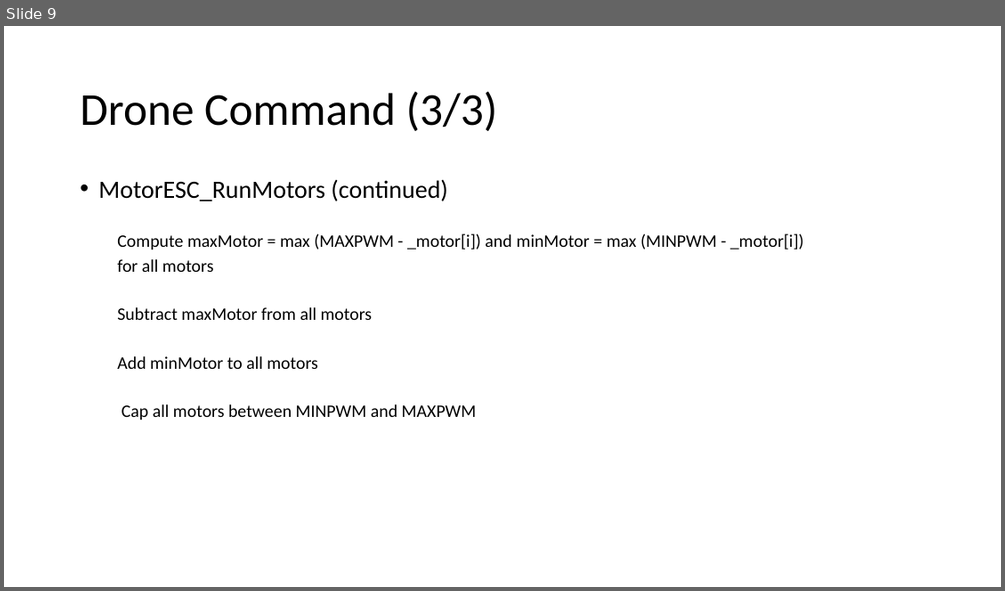
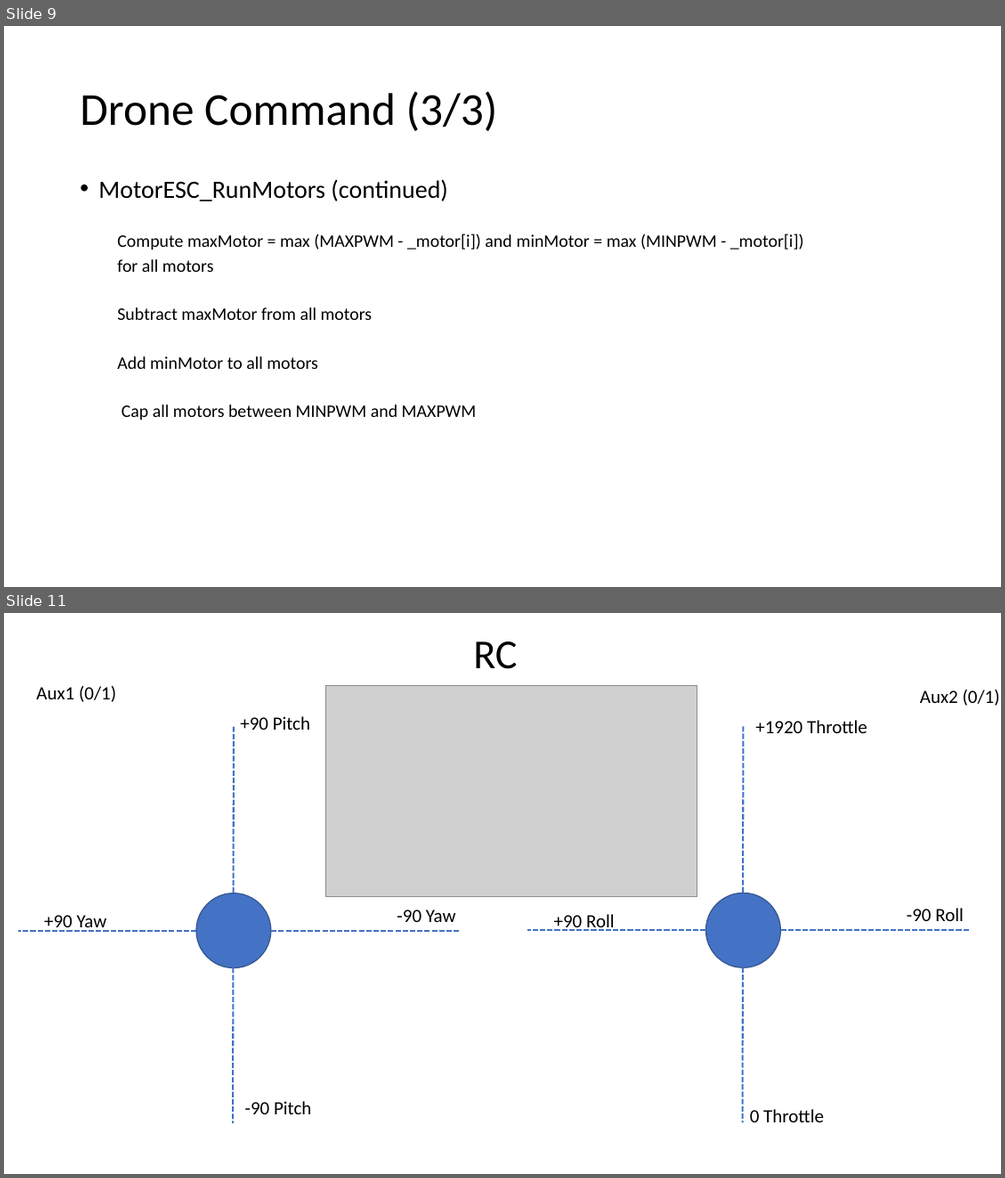
Before and after one commit to RobotEdh/RobotMicroControl, a slide deck: libraries/Diagramm Drone.pptx. Shown one above the other, each under a label of ours: slide 9 before the commit, slides 9 and 11 after it; the slides between them are not shown. The pictures are 1005x591 and 1005x1178 pixels, drawn with LibreOffice and Linux fonts; fonts in the diff are those of the drawing; grey boxes stand for pictures. Boxes give left, top, right and bottom in pixels: in the first picture for what was removed or moved away, otherwise in the second. Text is boxed around its words. In the diff, an @@ line names an element or a change of style, - is before the commit and + after.

```diff
--- a/libraries/Diagramm Drone.pptx
+++ b/libraries/Diagramm Drone.pptx
@@ slide 11 added at [4, 613, 1001, 1174], background #FFFFFF @@
@@ title added at [473, 641, 517, 669], 39.6 pt, text #000000 @@
+RC
@@ text added at [36, 686, 116, 702], 18 pt, text #000000 @@
+Aux1 (0/1)
@@ picture added at [325, 685, 697, 896] @@
@@ text added at [920, 690, 1000, 706], 18 pt, text #000000 @@
+Aux2 (0/1)
@@ text added at [240, 716, 310, 730], 18 pt, text #000000 @@
++90 Pitch
@@ line added from (234, 727) to (233, 1123), #4472C4 1.75 pt dashed @@
@@ line added from (744, 727) to (743, 1123), #4472C4 1.75 pt dashed @@
@@ text added at [755, 720, 867, 733], 18 pt, text #000000 @@
++1920 Throttle
@@ ellipse added at [187, 885, 279, 977], fill #4472C4, outline #325491 1 pt @@
@@ ellipse added at [698, 884, 789, 976], fill #4472C4, outline #325491 1 pt @@
@@ line added from (460, 931) to (18, 931), #4472C4 1.75 pt dashed @@
@@ text added at [44, 915, 107, 932], 18 pt, text #000000 @@
++90 Yaw
@@ text added at [396, 909, 456, 922], 18 pt, text #000000 @@
+-90 Yaw
@@ line added from (969, 930) to (527, 930), #4472C4 1.75 pt dashed @@
@@ text added at [554, 914, 615, 931], 18 pt, text #000000 @@
++90 Roll
@@ text added at [906, 908, 963, 921], 18 pt, text #000000 @@
+-90 Roll
@@ text added at [245, 1101, 311, 1114], 18 pt, text #000000 @@
+-90 Pitch
@@ text added at [750, 1109, 824, 1122], 18 pt, text #000000 @@
+0 Throttle
```
Also in this commit, not shown: 2 slides changed, 6 other files.
